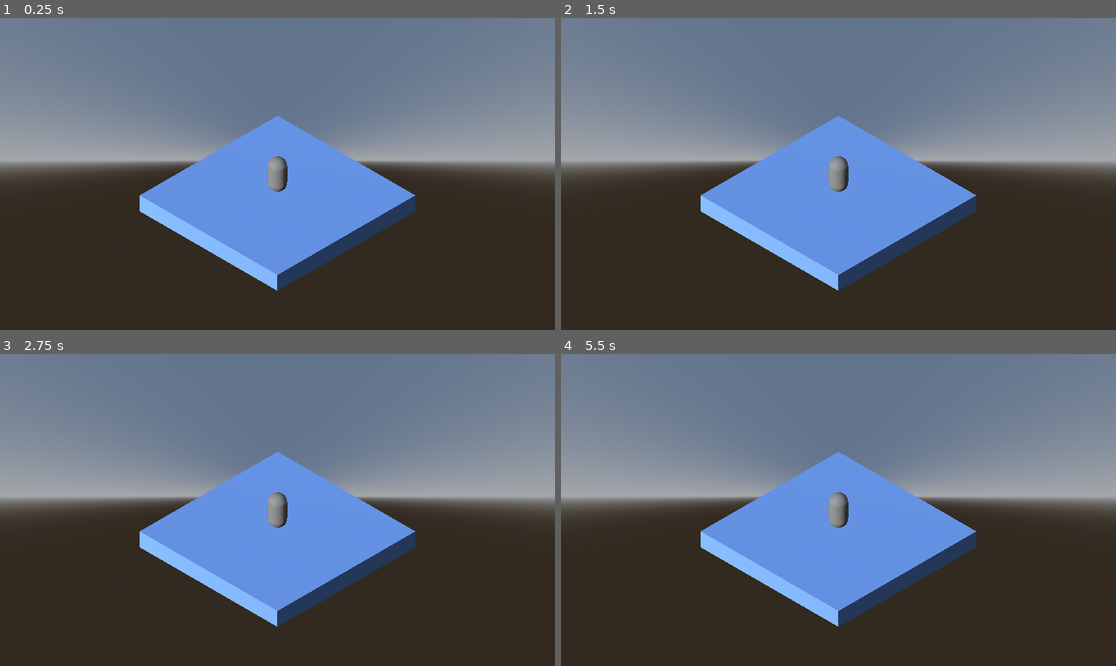
Above: before the commit, frames 1-4 (two rows, left to right).
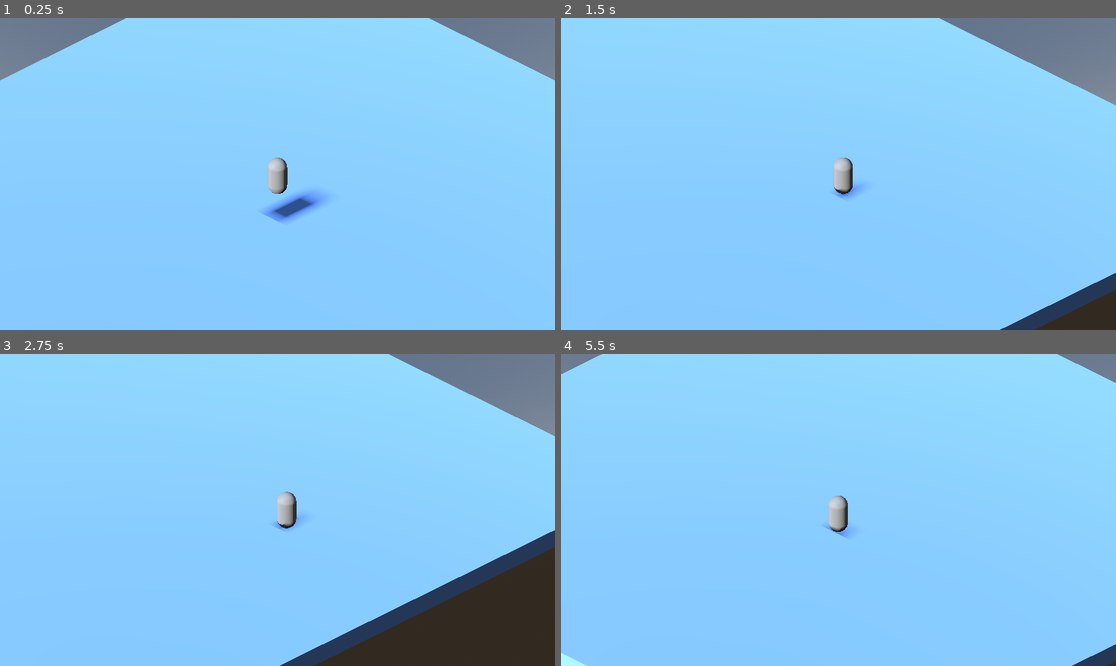
Above: after the commit, the same moments.

Repository: appellatebaton0/siege-10
Game: Godot game, scene res://scenes/main.tscn
Same seed, same stepped clock (60 frames per second), same inputs: the game is played once before the commit and once after it.
Inputs:
- Up to frame 1 (0.25 s): no input
- Up to frame 2 (1.5 s): tap Enter at 0.5 s; hold D (Right, bound only after the commit) 0.53-1.28 s; hold S (Down, bound only after the commit) from 1.28 s (still down)
- Up to frame 3 (2.75 s): release S (Down, bound only after the commit) at 2.03 s; hold D (Right, bound only after the commit) from 2.03 s (still down)
- Up to frame 4 (5.5 s): release D (Right, bound only after the commit) at 2.78 s; hold W (Up, bound only after the commit) 2.78-3.53 s; hold A (Left, bound only after the commit) 3.53-5.03 s; hold S (Down, bound only after the commit) from 5.03 s (still down)

The runs differ from the first frame. In frame 1, 94% of the frame differs, in the area x 0-100%, y 0-100%; in frame 2, 93%; in frame 3, 86%; in frame 4, 98%.

Commit message:
v0.2 - Player Controller
Got a basic player controller working; it took a hot second to get it to be on the axis of the camera not the player.

Diff:
--- a/project.godot
+++ b/project.godot
@@ -22,3 +22,30 @@
 [editor_plugins]
 
 enabled=PackedStringArray("res://addons/godot_super-wakatime/plugin.cfg")
+
+[input]
+
+Left={
+"deadzone": 0.2,
+"events": [Object(InputEventKey,"resource_local_to_scene":false,"resource_name":"","device":-1,"window_id":0,"alt_pressed":false,"shift_pressed":false,"ctrl_pressed":false,"meta_pressed":false,"pressed":false,"keycode":0,"physical_keycode":65,"key_label":0,"unicode":97,"location":0,"echo":false,"script":null)
+, Object(InputEventKey,"resource_local_to_scene":false,"resource_name":"","device":-1,"window_id":0,"alt_pressed":false,"shift_pressed":false,"ctrl_pressed":false,"meta_pressed":false,"pressed":false,"keycode":0,"physical_keycode":4194319,"key_label":0,"unicode":0,"location":0,"echo":false,"script":null)
+]
+}
+Right={
+"deadzone": 0.2,
+"events": [Object(InputEventKey,"resource_local_to_scene":false,"resource_name":"","device":-1,"window_id":0,"alt_pressed":false,"shift_pressed":false,"ctrl_pressed":false,"meta_pressed":false,"pressed":false,"keycode":0,"physical_keycode":68,"key_label":0,"unicode":100,"location":0,"echo":false,"script":null)
+, Object(InputEventKey,"resource_local_to_scene":false,"resource_name":"","device":-1,"window_id":0,"alt_pressed":false,"shift_pressed":false,"ctrl_pressed":false,"meta_pressed":false,"pressed":false,"keycode":0,"physical_keycode":4194321,"key_label":0,"unicode":0,"location":0,"echo":false,"script":null)
+]
+}
+Up={
+"deadzone": 0.2,
+"events": [Object(InputEventKey,"resource_local_to_scene":false,"resource_name":"","device":-1,"window_id":0,"alt_pressed":false,"shift_pressed":false,"ctrl_pressed":false,"meta_pressed":false,"pressed":false,"keycode":0,"physical_keycode":87,"key_label":0,"unicode":119,"location":0,"echo":false,"script":null)
+, Object(InputEventKey,"resource_local_to_scene":false,"resource_name":"","device":-1,"window_id":0,"alt_pressed":false,"shift_pressed":false,"ctrl_pressed":false,"meta_pressed":false,"pressed":false,"keycode":0,"physical_keycode":4194320,"key_label":0,"unicode":0,"location":0,"echo":false,"script":null)
+]
+}
+Down={
+"deadzone": 0.2,
+"events": [Object(InputEventKey,"resource_local_to_scene":false,"resource_name":"","device":-1,"window_id":0,"alt_pressed":false,"shift_pressed":false,"ctrl_pressed":false,"meta_pressed":false,"pressed":false,"keycode":0,"physical_keycode":83,"key_label":0,"unicode":115,"location":0,"echo":false,"script":null)
+, Object(InputEventKey,"resource_local_to_scene":false,"resource_name":"","device":-1,"window_id":0,"alt_pressed":false,"shift_pressed":false,"ctrl_pressed":false,"meta_pressed":false,"pressed":false,"keycode":0,"physical_keycode":4194322,"key_label":0,"unicode":0,"location":0,"echo":false,"script":null)
+]
+}
--- a/scenes/main.tscn
+++ b/scenes/main.tscn
@@ -8,14 +8,14 @@
 [sub_resource type="CapsuleMesh" id="CapsuleMesh_tbgi4"]
 
 [sub_resource type="BoxShape3D" id="BoxShape3D_sgp6g"]
-size = Vector3(10, 1, 10)
+size = Vector3(40, 1, 40)
 
 [sub_resource type="StandardMaterial3D" id="StandardMaterial3D_o5qli"]
 albedo_color = Color(0.47058824, 0.67058825, 1, 1)
 
 [sub_resource type="BoxMesh" id="BoxMesh_0wfyh"]
 material = SubResource("StandardMaterial3D_o5qli")
-size = Vector3(10, 1, 10)
+size = Vector3(40, 1, 40)
 
 [sub_resource type="ProceduralSkyMaterial" id="ProceduralSkyMaterial_sugp2"]
 
@@ -29,7 +29,7 @@
 [node name="Main" type="Node"]
 
 [node name="Player" type="CharacterBody3D" parent="."]
-transform = Transform3D(1, 0, 0, 0, 1, 0, 0, 0, 1, 0, 1.8422225, 0)
+transform = Transform3D(1, 0, 0, 0, 1, 0, 0, 0, 1, 0, 3.1050951, 0)
 script = ExtResource("1_0wfyh")
 
 [node name="CollisionShape3D" type="CollisionShape3D" parent="Player"]
@@ -51,9 +51,10 @@
 
 [node name="DirectionalLight3D" type="DirectionalLight3D" parent="."]
 transform = Transform3D(1, 0, 0, 0, 0.89757407, 0.44086367, 0, -0.44086367, 0.89757407, 0, 3.9209805, 0)
+shadow_enabled = true
 
 [node name="Camera3D" type="Camera3D" parent="."]
-transform = Transform3D(1, 0, 0, 0, 0.99949723, 0.03170732, 0, -0.03170732, 0.99949723, 10, 10, 10)
+transform = Transform3D(1, 0, 0, 0, 1, 0, 0, 0, 1, 10, 8, 10)
 projection = 1
 size = 16.0
 script = ExtResource("2_sugp2")
--- a/scripts/camera.gd
+++ b/scripts/camera.gd
@@ -13,6 +13,7 @@
 
 func _process(_delta: float) -> void:
 	var goal := player.global_position + offset
+
 	global_position.x = lerp(global_position.x, goal.x, lerp_amount)
 	global_position.y = lerp(global_position.y, goal.y, lerp_amount)
 	global_position.z = lerp(global_position.z, goal.z, lerp_amount)
--- a/scripts/player.gd
+++ b/scripts/player.gd
@@ -1,8 +1,21 @@
 class_name Player extends CharacterBody3D
+
+@export var max_speed := 7.0
+@export var acceleration := 30.0
 
 @onready var camera:Camera = Global.camera
 
 func _init() -> void: Global.player = self
-#
-#func _physics_process(delta: float) -> void:
-	#
+
+func _physics_process(delta: float) -> void:
+
+	# Gravity
+	if not is_on_floor(): velocity += get_gravity() * delta
+
+	var direction = Input.get_vector("Left", "Right", "Up", "Down")
+
+	var next = camera.basis * max_speed * Vector3(direction.x, 0, direction.y)
+	velocity.x = move_toward(velocity.x, next.x, delta * acceleration)
+	velocity.z = move_toward(velocity.z, next.z, delta * acceleration)
+
+	move_and_slide()
